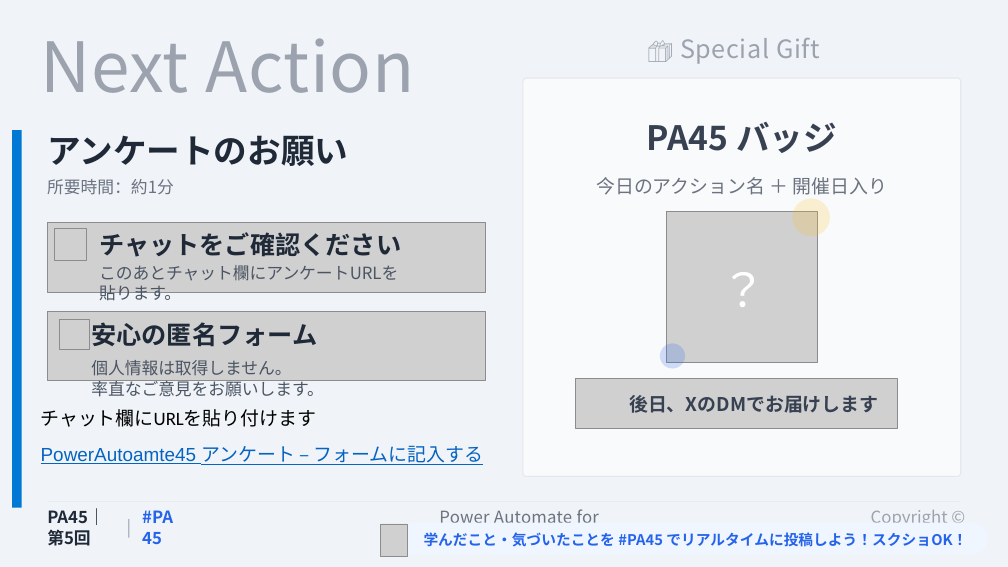
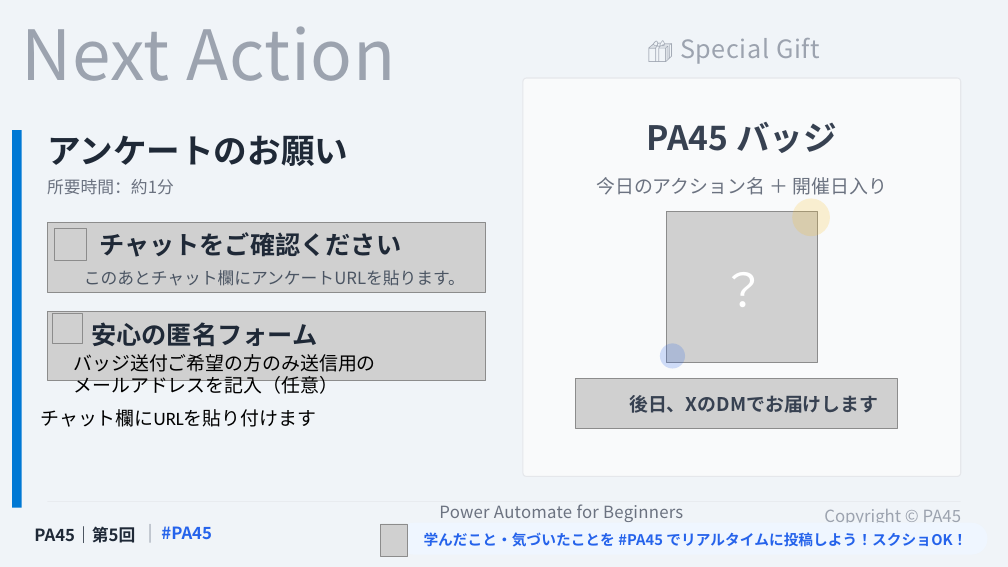
Before and after one commit to Haru-PowerPlatform/pa45, a slide deck: slide 13 of assets/pa45/P005_PA45_MatomeFuro_20260409.pptx (slide 11 before the commit). Drawn at 1008x567 pixels with LibreOffice and Linux fonts; fonts in the diff are those of the drawing; grey boxes stand for pictures; background and template pictures are left out. Boxes give left, top, right and bottom in pixels: in the first picture for what was removed or moved away, otherwise in the second. Text is boxed around its words. In the diff, an @@ line names an element or a change of style, - is before the commit and + after.

```diff
--- a/assets/pa45/P005_PA45_MatomeFuro_20260409.pptx
+++ b/assets/pa45/P005_PA45_MatomeFuro_20260409.pptx
@@ text "Next Action": place and size @@
-text "Next Action" at (40, 38, 414, 93)
+text "Next Action" at (22, 26, 396, 81)
@@ text "このあとチャット欄にアンケートURLを貼ります。" rewrapped from (99, 265, 398, 300) to (84, 270, 465, 286) @@
@@ picture: place and size @@
-picture at (60, 320, 90, 350)
+picture at (53, 314, 83, 344)
@@ text at (73, 354, 375, 394): text changed; size 16 to 18 pt; font Noto Sans CJK JP to Calibri; text colour #4B5563 to #000000 @@
-個人情報は取得しません。
-率直なご意見をお願いします。
+バッジ送付ご希望の方のみ送信用の
+メールアドレスを記入（任意）
@@ text removed at (41, 445, 484, 465) @@
-PowerAutoamte45 アンケート – フォームに記入する
@@ text "Power Automate for Beginners" rewrapped from (439, 509, 599, 547) to (439, 504, 683, 522) @@
@@ text "Copyright © PA45" rewrapped from (871, 510, 948, 546) to (824, 509, 961, 523) @@
@@ text "PA45｜第5回" rewrapped from (47, 508, 105, 546) to (34, 526, 135, 543) @@
@@ text "|": place and size @@
-text "|" at (126, 520, 135, 536)
+text "|" at (148, 524, 157, 541)
@@ text "#PA45" rewrapped from (142, 520, 182, 536) to (161, 526, 212, 540) @@
```
Also in this commit, not shown: 4 other slides changed, 5 slides added, 4 slides removed.
